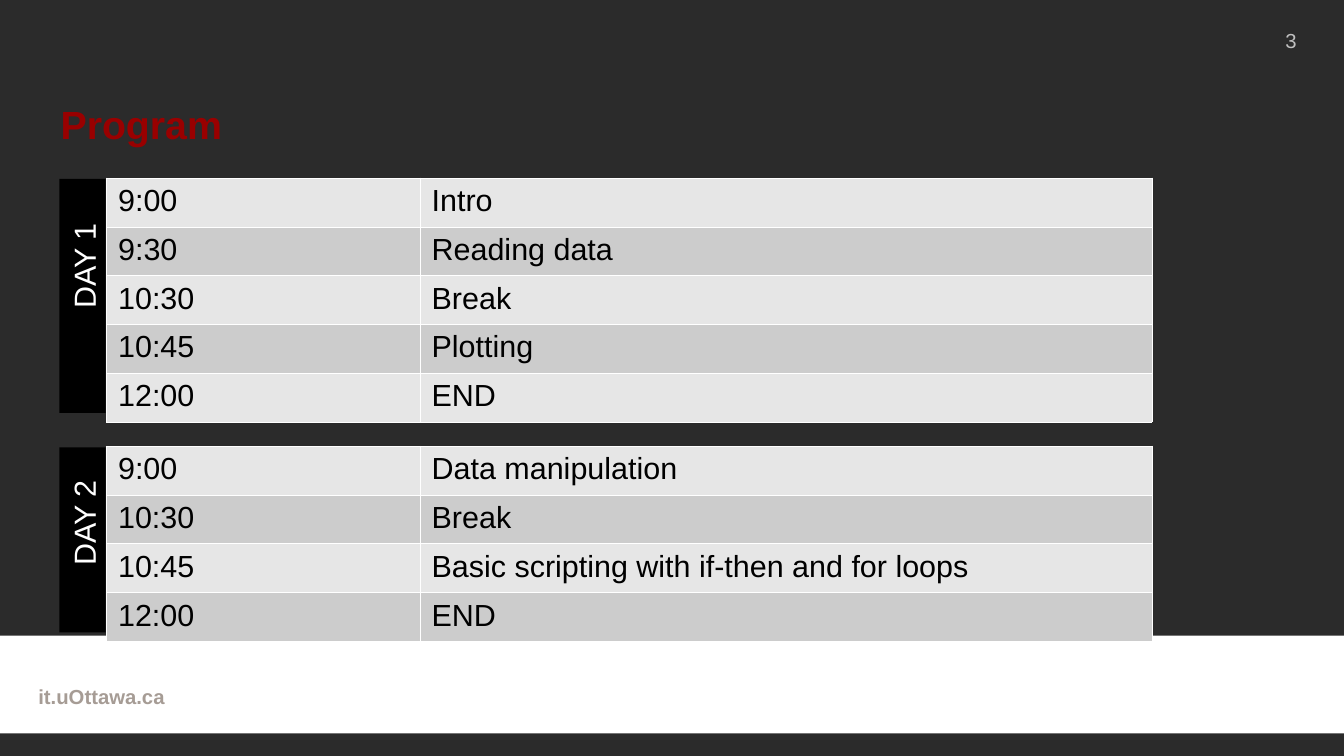
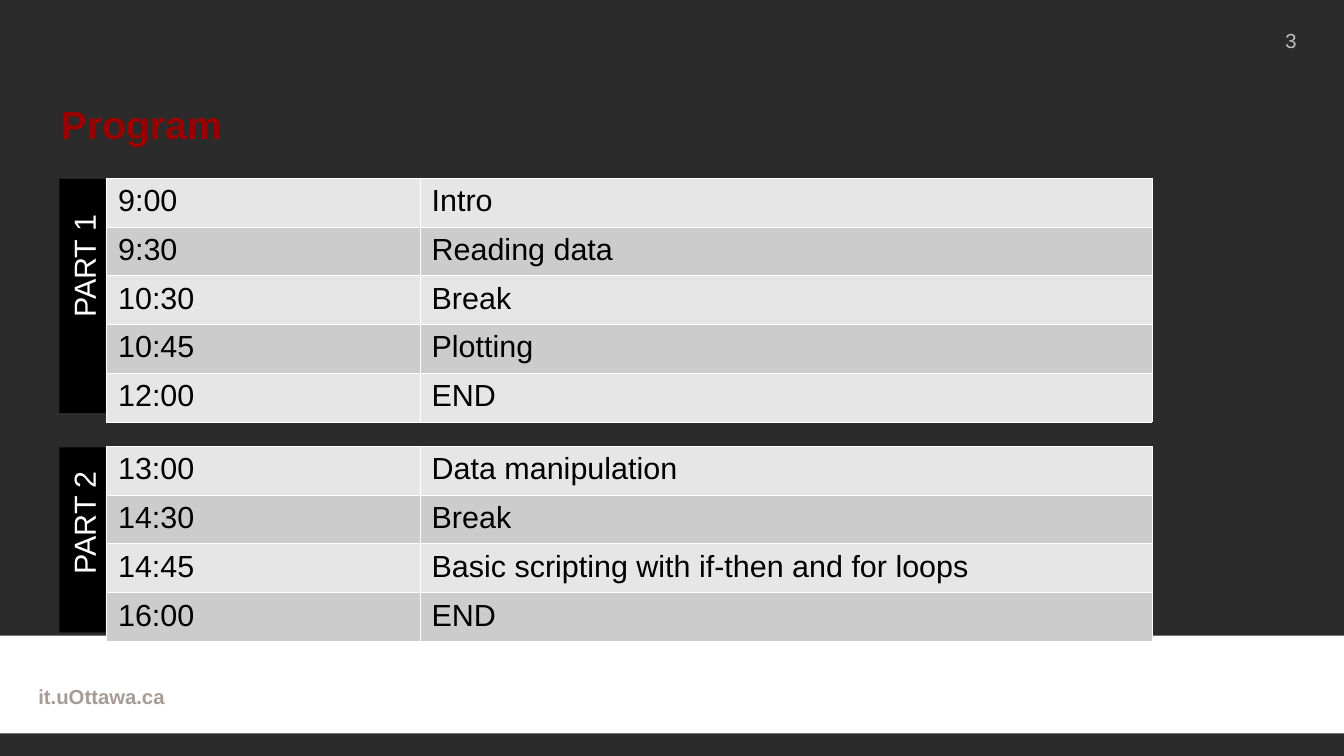
Before and after one commit to uOttawa-IT-Research-teaching/python-workshop, a slide deck: slide 3 of Slides.odp. Drawn at 1344x756 pixels with LibreOffice and Linux fonts; fonts in the diff are those of the drawing; background and template pictures are left out; a plain dark background stands for a picture behind light text. Boxes give left, top, right and bottom in pixels: in the first picture for what was removed or moved away, otherwise in the second. Text is boxed around its words. In the diff, an @@ line names an element or a change of style, - is before the commit and + after.

```diff
--- a/Slides.odp
+++ b/Slides.odp
@@ text in rectangle at box(68, 216, 102, 315): text changed @@
-DAY 1
+PART 1
@@ table at box(106, 446, 1153, 633) @@
-row 1, column 1: 9:00
+row 1, column 1: 13:00
-row 2, column 1: 10:30
+row 2, column 1: 14:30
-row 3, column 1: 10:45
+row 3, column 1: 14:45
-row 4, column 1: 12:00
+row 4, column 1: 16:00
@@ text in rectangle at box(68, 472, 102, 572): text changed @@
-DAY 2
+PART 2
```
Also in this commit, not shown: 3 other slides changed.
